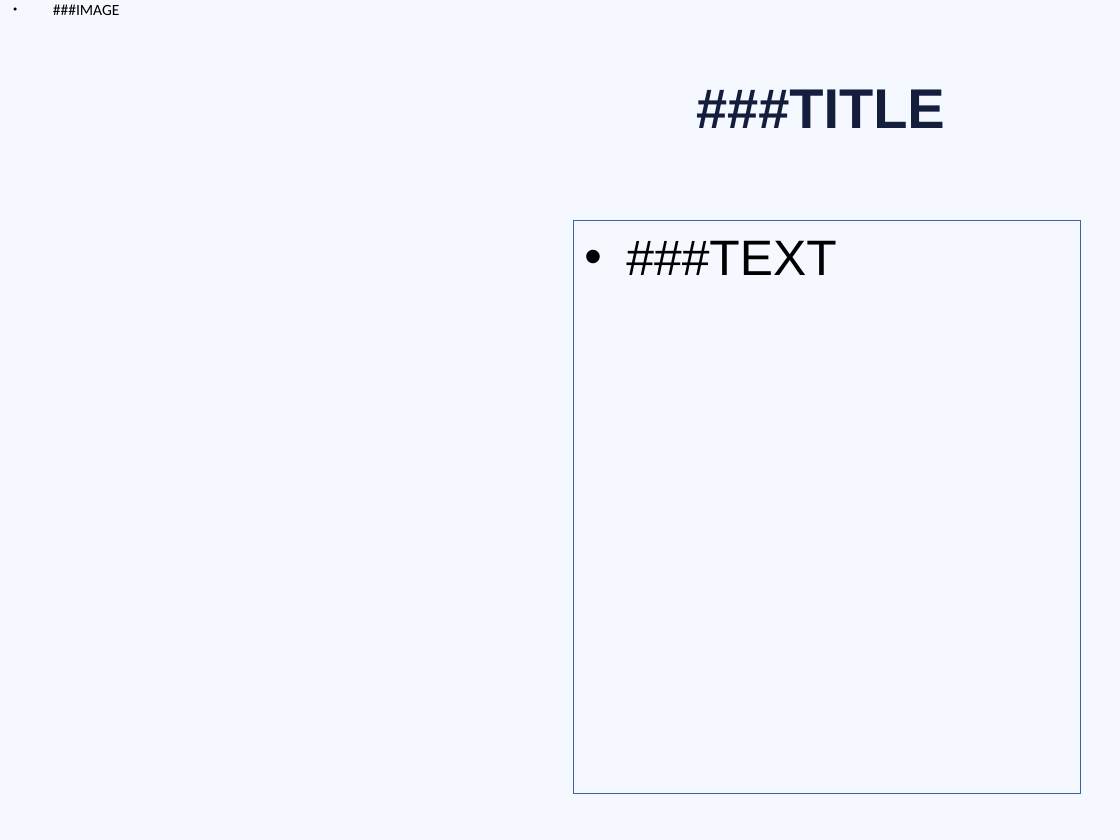
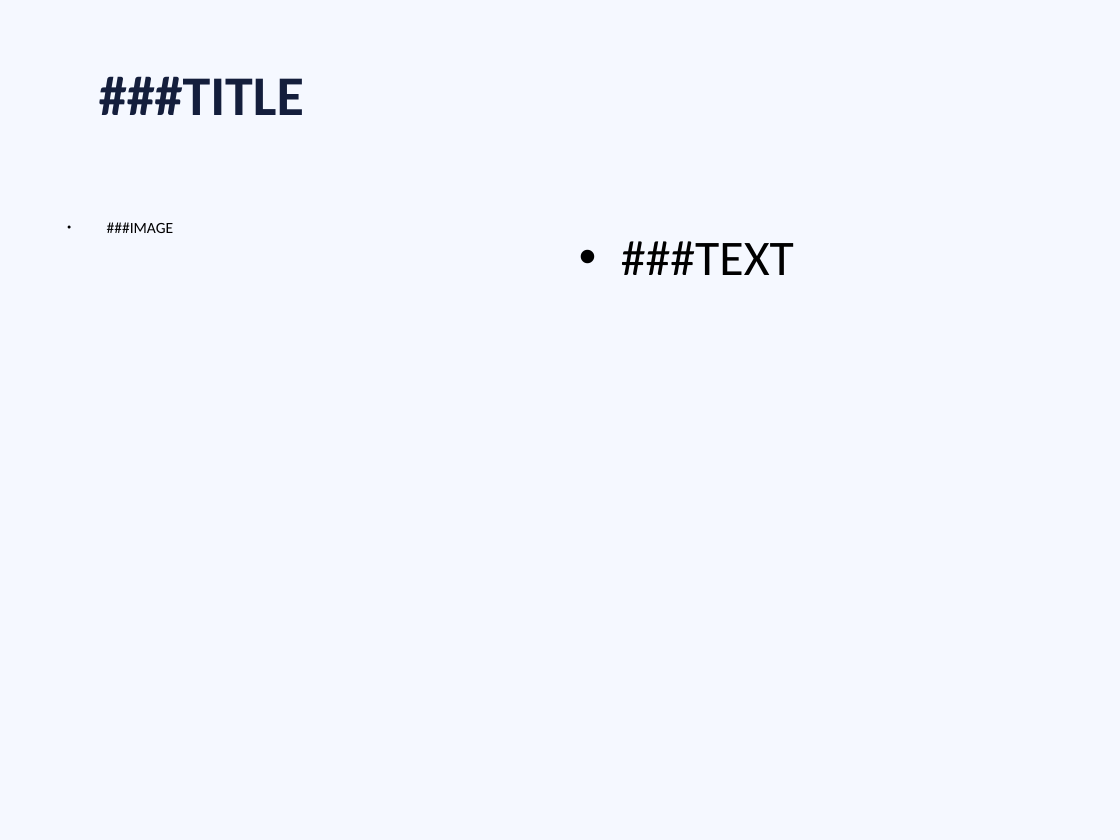
Before and after one commit to NNFall/apptaro, a slide deck: slide 2 of telegrambot/media/templates/design_1.pptx. Drawn at 1120x840 pixels with LibreOffice and Linux fonts; fonts in the diff are those of the drawing. Boxes give left, top, right and bottom in pixels: in the first picture for what was removed or moved away, otherwise in the second. Text is boxed around its words. In the diff, an @@ line names an element or a change of style, - is before the commit and + after.

```diff
--- a/telegrambot/media/templates/design_1.pptx
+++ b/telegrambot/media/templates/design_1.pptx
@@ title "###TITLE" moved from (x1=696, y1=89, x2=945, y2=128) to (x1=99, y1=76, x2=304, y2=115) @@
@@ title "###TITLE" at (x1=99, y1=76, x2=304, y2=115): font Arial to Calibri; alignment centre to left; less space between paragraphs @@
@@ text "###IMAGE" moved from (x1=53, y1=4, x2=120, y2=15) to (x1=107, y1=222, x2=174, y2=233) @@
@@ text "###IMAGE" at (x1=107, y1=222, x2=174, y2=233): less space between paragraphs @@
@@ text "###TEXT" moved from (x1=573, y1=221, x2=1081, y2=794) to (x1=621, y1=241, x2=794, y2=275) @@
@@ text "###TEXT" at (x1=621, y1=241, x2=794, y2=275): font Arial to Calibri; alignment left to justified; less space between paragraphs; outline #3465A4 0 pt to none @@
```
Also in this commit, not shown: 9 other slides changed, 4 other files.
